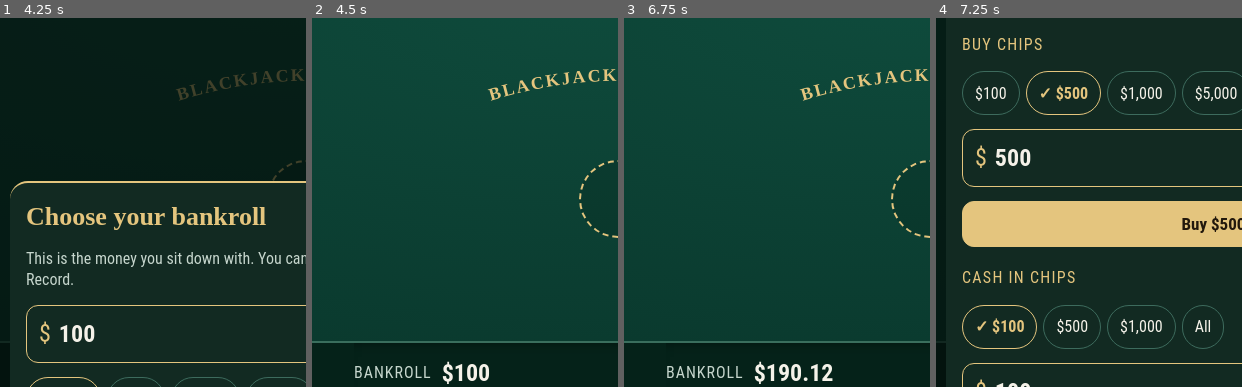
Above: before the commit, frames 1-4 (left to right).
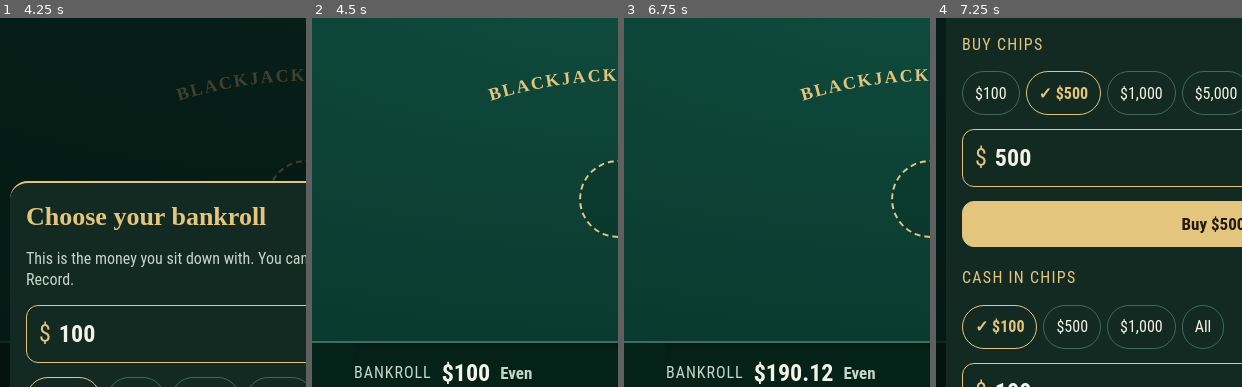
Above: after the commit, the same moments.

Repository: ahnnyc/Blackjack-
Game: browser game, page index.html
Same seed, same stepped clock (60 frames per second), same inputs: the game is played once before the commit and once after it.
Inputs (mouse positions are % of the whole screen's width and height, from its top left):
- Up to frame 1 (4.25 s): move the mouse to (50, 44) at 1.07 s; click (50, 69) at 1.27 s; move the mouse to (40, 43) at 1.67 s; click (50, 61) at 1.87 s; move the mouse to (60, 43) at 2.27 s; click (51, 77) at 2.47 s; type "2" at 2.47 s; tap Enter at 2.5 s; move the mouse to (58, 45) at 2.87 s; click (50, 77) at 3.07 s; move the mouse to (37, 46) at 3.47 s; click "$100" at 3.67 s; move the mouse to (50, 42) at 4.07 s
- Up to frame 2 (4.5 s): click "Sit down with $100" at 4.27 s
- Up to frame 3 (6.75 s): click "Cashier" at 4.52 s; move the mouse to (66, 44) at 4.67 s; click (50, 38) at 4.87 s; move the mouse to (34, 44) at 5.27 s; click (50, 33) at 5.47 s; move the mouse to (45, 46) at 5.87 s; click "All" at 6.07 s; move the mouse to (55, 41) at 6.47 s; click "Buy $500 in chips" at 6.67 s
- Up to frame 4 (7.25 s): click "Cashier" at 7.02 s; move the mouse to (50, 44) at 7.07 s
The pictures show only the part of the screen within x 0-50%, y 35-85%; the shares and areas given below are measured in that part.

Frame 1 is identical in both runs. In frame 2, 0.2% of the frame differs, in the area x 61-72%, y 94-98%; in frame 3, 0.2%; in frame 4, nothing differs.

Commit message:
Show whether the player is up or down on this bankroll
Next to the bankroll: '▲ Up $125', '▼ Down $40' or 'Even', from hands
played on the current bankroll (the Record's net result). Chips bought or
cashed in don't count. Arrow and word carry the meaning; colour is extra.

Co-Authored-By: Claude Opus 5.5 <noreply@anthropic.com>
Claude-Session: https://claude.ai/code/session_01Ni3H8S74X4EXKLd9nbNY4b

Diff:
--- a/index.html
+++ b/index.html
@@ -53,6 +53,8 @@
 #topgap{flex:1}
 #bank{display:flex;align-items:center;justify-content:flex-start;flex-wrap:wrap;gap:4px 10px}
 #openCashier{margin-left:auto;min-height:40px}
+#plTag{font-size:17px;font-weight:700;white-space:nowrap;color:var(--muted)}
+#plTag.up{color:var(--good)} #plTag.down{color:var(--bad)}
 #bank .lbl{font-size:16px;color:var(--muted);letter-spacing:.06em;text-transform:uppercase}
 #bank .amt{font-size:24px;font-weight:700;line-height:1.1}
 .topbtn{min-height:44px;padding:0 14px;border-radius:22px;border:1.5px solid var(--gold);background:transparent;font-size:16px;font-weight:600;color:var(--gold)}
@@ -266,7 +268,7 @@
   </main>
 
   <footer id="ctl">
-    <div id="bank"><span class="lbl">Bankroll</span><span class="amt num" id="bankAmt">$1,000</span><button class="topbtn" id="openCashier" type="button">Cashier</button></div>
+    <div id="bank"><span class="lbl">Bankroll</span><span class="amt num" id="bankAmt">$1,000</span><span class="pl num" id="plTag"></span><button class="topbtn" id="openCashier" type="button">Cashier</button></div>
     <div id="countBox" hidden><span>Running count <b class="num" id="rcV">0</b></span><span>True count <b class="num" id="tcV">0</b></span><span class="num" id="decksV"></span></div>
     <div id="msg" role="status" aria-live="polite"></div>
     <div id="actions"></div>
@@ -987,6 +989,11 @@
   if (S.round && !R) R = S.round;
   $('bankAmt').textContent = money(R && R.countFrom != null ? R.countFrom : S.bankroll);
   renderPrint();
+  // up or down on this bankroll, from hands played (chips bought or cashed in don't count)
+  const pl = cents(history.reduce((a, r) => r.s === S.session ? a + r.n : a, 0)), plTag = $('plTag');
+  plTag.className = 'pl num' + (pl > 0 ? ' up' : pl < 0 ? ' down' : '');
+  plTag.textContent = pl > 0 ? '▲ Up ' + money(pl) : pl < 0 ? '▼ Down ' + money(-pl) : 'Even';
+  plTag.setAttribute('aria-label', pl > 0 ? 'You are up ' + money(pl) + ' on this bankroll' : pl < 0 ? 'You are down ' + money(-pl) + ' on this bankroll' : 'You are even on this bankroll');
   const n = R ? R.hands.length : 1;
   const w = Math.min(innerWidth, 560) - 32;
   const cw = n === 1 ? Math.min(62, w * 0.18) : n === 2 ? Math.min(50, w * 0.15) : Math.min(42, w * 0.12);
--- a/sw.js
+++ b/sw.js
@@ -2,7 +2,7 @@
 // The game page itself is fetched fresh whenever the phone is online, so an update shows
 // on the very next open; the saved copy is used only when offline or the network is slow.
 // Change VERSION whenever index.html changes.
-const VERSION = 'bj-2026-11-25.1';
+const VERSION = 'bj-2026-11-25.2';
 const CORE = ['./', 'index.html', 'manifest.webmanifest', 'icon-180.png', 'icon-192.png', 'icon-512.png'];
 const PAGE_WAIT_MS = 3000;   // how long to wait for the network before using the saved copy
 
--- a/tools/game.html
+++ b/tools/game.html
@@ -38,6 +38,8 @@
 #topgap{flex:1}
 #bank{display:flex;align-items:center;justify-content:flex-start;flex-wrap:wrap;gap:4px 10px}
 #openCashier{margin-left:auto;min-height:40px}
+#plTag{font-size:17px;font-weight:700;white-space:nowrap;color:var(--muted)}
+#plTag.up{color:var(--good)} #plTag.down{color:var(--bad)}
 #bank .lbl{font-size:16px;color:var(--muted);letter-spacing:.06em;text-transform:uppercase}
 #bank .amt{font-size:24px;font-weight:700;line-height:1.1}
 .topbtn{min-height:44px;padding:0 14px;border-radius:22px;border:1.5px solid var(--gold);background:transparent;font-size:16px;font-weight:600;color:var(--gold)}
@@ -250,7 +252,7 @@
   </main>
 
   <footer id="ctl">
-    <div id="bank"><span class="lbl">Bankroll</span><span class="amt num" id="bankAmt">$1,000</span><button class="topbtn" id="openCashier" type="button">Cashier</button></div>
+    <div id="bank"><span class="lbl">Bankroll</span><span class="amt num" id="bankAmt">$1,000</span><span class="pl num" id="plTag"></span><button class="topbtn" id="openCashier" type="button">Cashier</button></div>
     <div id="countBox" hidden><span>Running count <b class="num" id="rcV">0</b></span><span>True count <b class="num" id="tcV">0</b></span><span class="num" id="decksV"></span></div>
     <div id="msg" role="status" aria-live="polite"></div>
     <div id="actions"></div>
@@ -971,6 +973,11 @@
   if (S.round && !R) R = S.round;
   $('bankAmt').textContent = money(R && R.countFrom != null ? R.countFrom : S.bankroll);
   renderPrint();
+  // up or down on this bankroll, from hands played (chips bought or cashed in don't count)
+  const pl = cents(history.reduce((a, r) => r.s === S.session ? a + r.n : a, 0)), plTag = $('plTag');
+  plTag.className = 'pl num' + (pl > 0 ? ' up' : pl < 0 ? ' down' : '');
+  plTag.textContent = pl > 0 ? '▲ Up ' + money(pl) : pl < 0 ? '▼ Down ' + money(-pl) : 'Even';
+  plTag.setAttribute('aria-label', pl > 0 ? 'You are up ' + money(pl) + ' on this bankroll' : pl < 0 ? 'You are down ' + money(-pl) + ' on this bankroll' : 'You are even on this bankroll');
   const n = R ? R.hands.length : 1;
   const w = Math.min(innerWidth, 560) - 32;
   const cw = n === 1 ? Math.min(62, w * 0.18) : n === 2 ? Math.min(50, w * 0.15) : Math.min(42, w * 0.12);
--- /dev/null
+++ b/tools/updown-test.js
@@ -0,0 +1,50 @@
+// Checks the "Up / Down" line matches the hands' net result, ignores the cashier, and fits.
+const { chromium } = require('playwright');
+const dir = __dirname;
+const isChip = l => /^(5|25|100|500|1K)$/.test(l);
+(async () => {
+  const b = await chromium.launch();
+  const out = {};
+  for (const [w, h] of [[390, 797], [320, 568]]) {
+    const ctx = await b.newContext({ viewport: { width: w, height: h }, deviceScaleFactor: 2, isMobile: true, hasTouch: true, reducedMotion: 'reduce' });
+    await ctx.route(/fonts\.(googleapis|gstatic)/, r => r.abort());
+    const p = await ctx.newPage();
+    const errs = []; p.on('pageerror', e => errs.push(e.message));
+    await p.goto('file://' + dir + '/page.html');
+    await p.fill('#bankInput', '1000'); await p.click('#bankStart');
+    const checks = [];
+    const compare = async when => {
+      const shown = await p.textContent('#plTag');
+      const net = await p.evaluate(() => { const S = JSON.parse(localStorage.getItem('bj.state.v1')); const H = JSON.parse(localStorage.getItem('bj.history.v1') || '[]'); return Math.round(H.filter(r => r.s === S.session).reduce((a, r) => a + r.n, 0) * 100) / 100; });
+      const expect = net > 0 ? '▲ Up $' : net < 0 ? '▼ Down $' : 'Even';
+      const amt = Math.abs(net);
+      const ok = net === 0 ? shown === 'Even' : shown.startsWith(expect) && Number(shown.replace(/[^0-9.]/g, '')) === amt;
+      checks.push({ when, shown, net, ok });
+    };
+    await compare('start');
+    for (let round = 0; round < 6; round++) {
+      await p.click('.chip.c25'); await p.waitForTimeout(300);
+      await p.click('#actions button:has-text("Deal")');
+      for (let i = 0; i < 300; i++) {
+        const labels = await p.$$eval('#actions button:not([disabled])', bs => bs.map(x => x.textContent));
+        if (labels.some(isChip)) break;
+        if (!labels.length) { await p.waitForTimeout(50); continue; }
+        const pick = labels.includes('Stand') ? 'Stand' : (['No insurance', 'No thanks'].find(l => labels.includes(l)) || labels[0]);
+        await p.click(`#actions button:not([disabled]):text-is("${pick}")`);
+        if (await p.isVisible('#warnGo')) await p.click('#warnGo');
+      }
+      await p.waitForTimeout(2500);
+      await compare('after hand ' + (round + 1));
+    }
+    await p.click('#openCashier'); await p.click('#buyPresets button:has-text("$500")'); await p.click('#buyBtn'); await p.waitForTimeout(1500);
+    await compare('after buying $500');
+    await p.click('#openCashier'); await p.fill('#cashInput', '200'); await p.dispatchEvent('#cashInput', 'input'); await p.click('#cashBtn'); await p.waitForTimeout(1500);
+    await compare('after cashing in $200');
+    const fit = await p.evaluate(() => ({ pageScrolls: document.scrollingElement.scrollHeight > innerHeight, sideways: document.documentElement.scrollWidth > innerWidth }));
+    await p.screenshot({ path: `${dir}/updown-${w}.png` });
+    out[w + 'x' + h] = { allMatch: checks.every(c => c.ok), checks: checks.map(c => c.when + ': ' + c.shown + (c.ok ? '' : ' (MISMATCH, net ' + c.net + ')')), ...fit, errors: errs };
+    await ctx.close();
+  }
+  console.log(JSON.stringify(out, null, 1));
+  await b.close();
+})();
